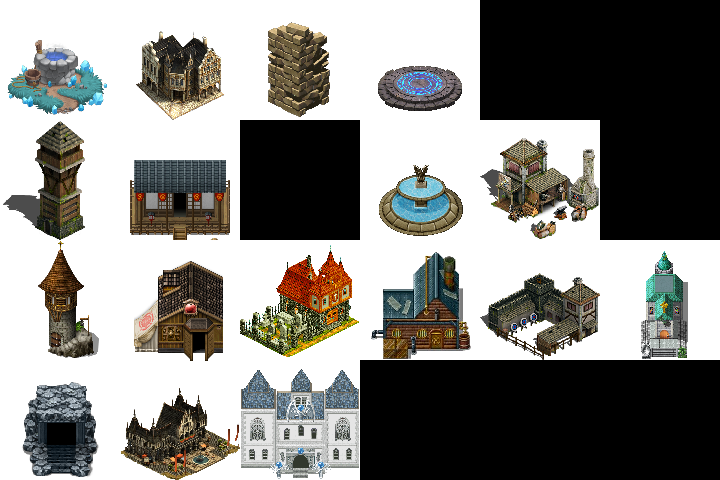
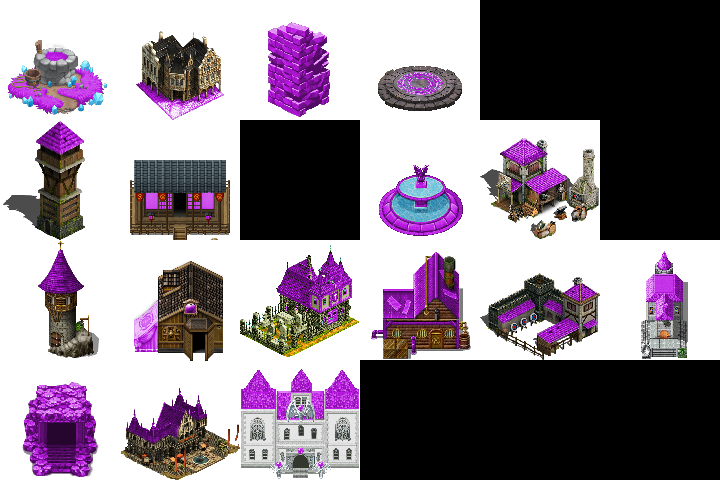
Before/after of a 720x480 layered artwork. What changed in the layer stack:
added layer "Purple Copy" above "Green Copy" over bbox(8, 22, 684, 477)
moved "Pasted Layer copy #3" into group "Raw" over bbox(497, 284, 598, 344)
moved "Pasted Layer" into group "Raw" over bbox(136, 80, 224, 120)
moved "Pasted Layer copy #2" into group "Raw" over bbox(8, 51, 104, 114)
moved "Pasted Layer copy #1" into group "Raw" over bbox(36, 121, 84, 155)
moved "Pasted Layer copy #4" into group "Raw" over bbox(500, 138, 568, 195)
moved "Pasted Layer copy" into group "Raw" over bbox(277, 252, 352, 325)
moved "Pasted Layer #3" into group "Raw" over bbox(146, 192, 214, 219)
moved "Pasted Layer #4" into group "Raw" over bbox(22, 382, 99, 477)
moved "Pasted Layer #2" into group "Raw" over bbox(38, 249, 84, 294)
moved "Pasted Layer #1" into group "Raw" over bbox(268, 22, 330, 117)
moved "Pasted Layer #9" into group "Raw" over bbox(379, 165, 463, 236)
moved "Pasted Layer copy #5" into group "Raw" over bbox(126, 388, 207, 444)
moved "Pasted Layer copy #6" into group "Raw" over bbox(397, 72, 443, 95)
moved "Pasted Layer #8" into group "Raw" over bbox(371, 252, 471, 355)
moved "Pasted Layer #7" into group "Raw" over bbox(646, 251, 684, 321)
moved "Pasted Layer #6" into group "Raw" over bbox(134, 300, 196, 352)
moved "Pasted Layer #5" into group "Raw" over bbox(241, 369, 359, 468)
